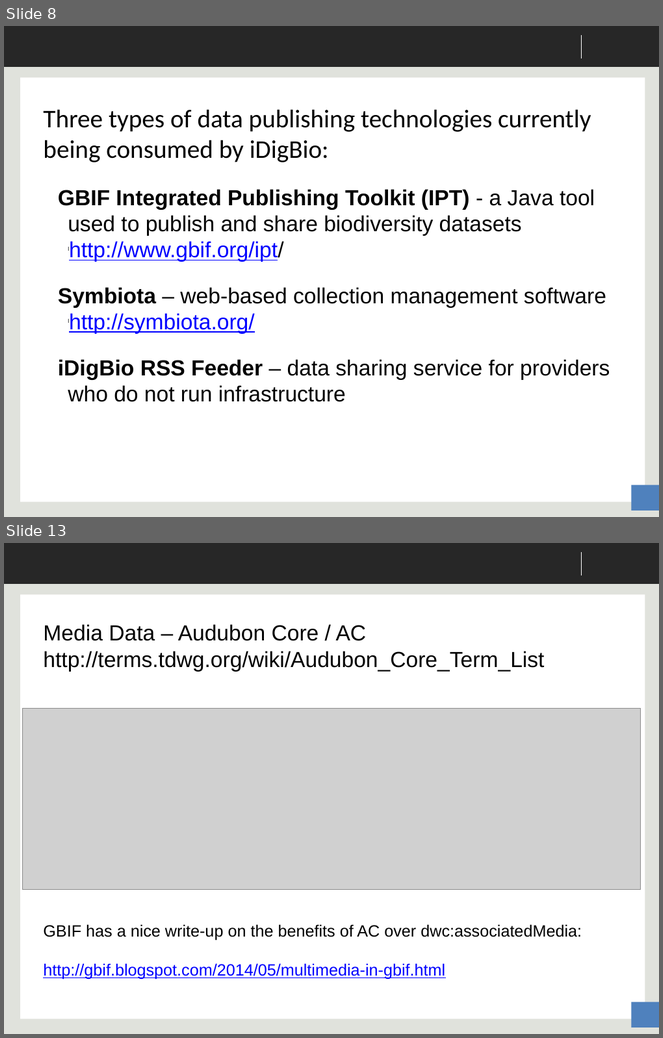
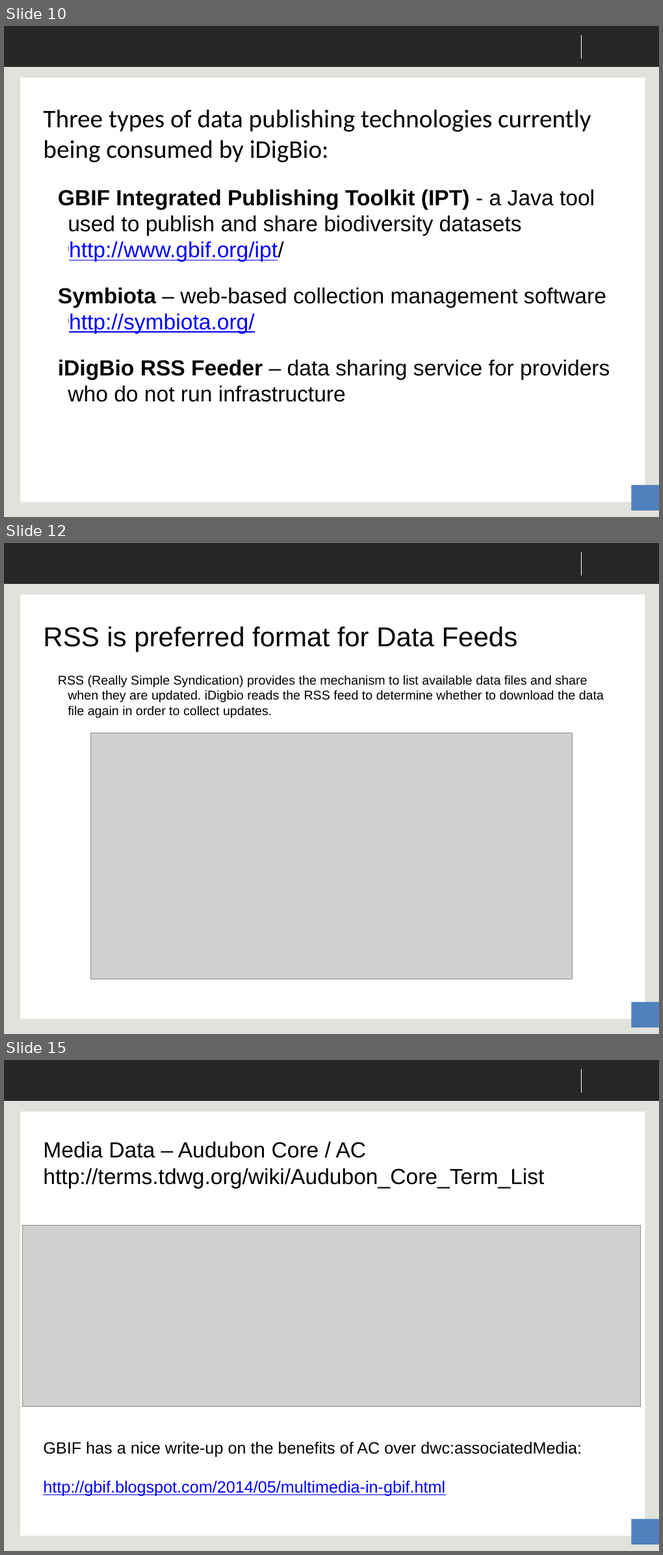
Before and after one commit to danstoner/idigbio-scratch, a slide deck: iDigBio Data Ingestion - CYWG 2014.pptx. Shown one above the other, each under a label of ours: slides 8 and 13 before the commit, slides 10, 12 and 15 after it; the slides between them are not shown. The pictures are 663x1038 and 663x1555 pixels, drawn with LibreOffice and Linux fonts; fonts in the diff are those of the drawing; grey boxes stand for pictures; background and template pictures are left out. Boxes give left, top, right and bottom in pixels: in the first picture for what was removed or moved away, otherwise in the second. Text is boxed around its words. In the diff, an @@ line names an element or a change of style, - is before the commit and + after.

Commit message:
update to final version of presentation with post-CYWG changes, including sample RSS feed

```diff
--- a/iDigBio Data Ingestion - CYWG 2014.pptx
+++ b/iDigBio Data Ingestion - CYWG 2014.pptx
@@ slide 12 added at [4,543,659,1034], background #E0E2DC; not listed: 4 template elements that a slide beside it also shows @@
@@ title added at [43,626,518,652], 30 pt, text #000000 @@
+RSS is preferred format for Data Feeds
@@ text added at [58,675,604,718], 14 pt, text #000000 @@
+RSS (Really Simple Syndication) provides the mechanism to list available data files and share when they are updated. iDigbio reads the RSS feed to determine whether to download the data file again in order to collect updates.
@@ picture added at [90,733,572,979] @@
@@ what was slide 8 is now slide 10 @@
@@ what was slide 13 is now slide 15 @@
```
Also in this commit, not shown: 4 slides changed, 2 other slides added, 1 other file.
